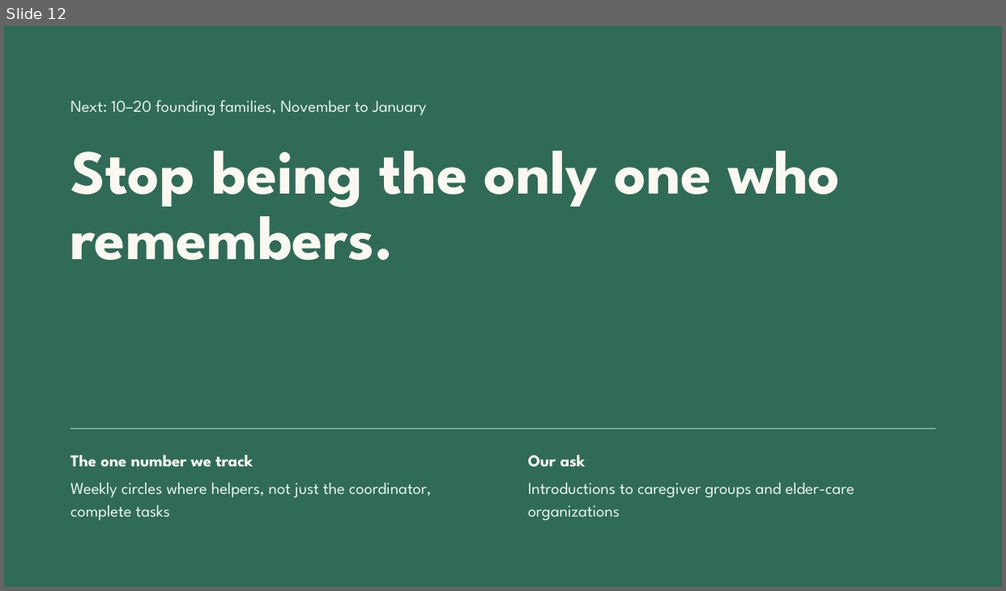
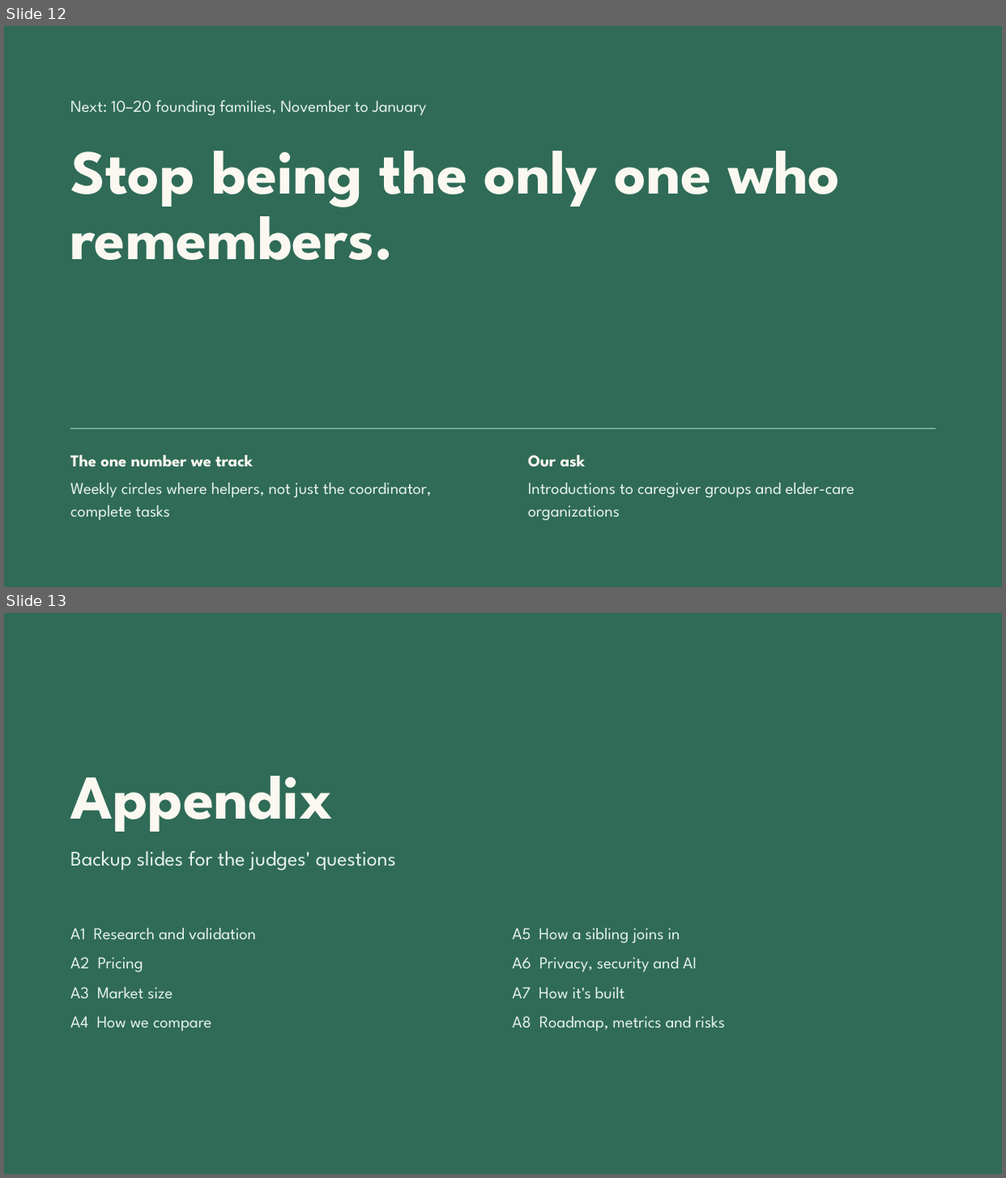
Before and after one commit to Team-Claudia/kindred, a slide deck: docs/pitch/Kindred Demo Day Pitch V3.pptx. Shown one above the other, each under a label of ours: slide 12 before the commit, slides 12 and 13 after it. The pictures are 1006x591 and 1006x1178 pixels, drawn with LibreOffice and Linux fonts; fonts in the diff are those of the drawing. Boxes give left, top, right and bottom in pixels: in the first picture for what was removed or moved away, otherwise in the second. Text is boxed around its words. In the diff, an @@ line names an element or a change of style, - is before the commit and + after.

```diff
--- a/docs/pitch/Kindred Demo Day Pitch V3.pptx
+++ b/docs/pitch/Kindred Demo Day Pitch V3.pptx
@@ slide 13 added at bbox=[4, 613, 1002, 1174], background #2F6B57 @@
@@ title added at bbox=[70, 776, 333, 832], 60 pt, text #FBF8F1, bold @@
+Appendix
@@ text added at bbox=[70, 851, 396, 871], 20 pt, text #E7F2EC @@
+Backup slides for the judges' questions
@@ text added at bbox=[70, 928, 256, 1032], 16 pt, text #E7F2EC @@
+A1 Research and validation
+A2 Pricing
+A3 Market size
+A4 How we compare
@@ text added at bbox=[512, 928, 725, 1032], 16 pt, text #E7F2EC @@
+A5 How a sibling joins in
+A6 Privacy, security and AI
+A7 How it's built
+A8 Roadmap, metrics and risks
```
Also in this commit, not shown: 2 slides changed, 10 other slides added, 2 slides removed, 6 other files.
